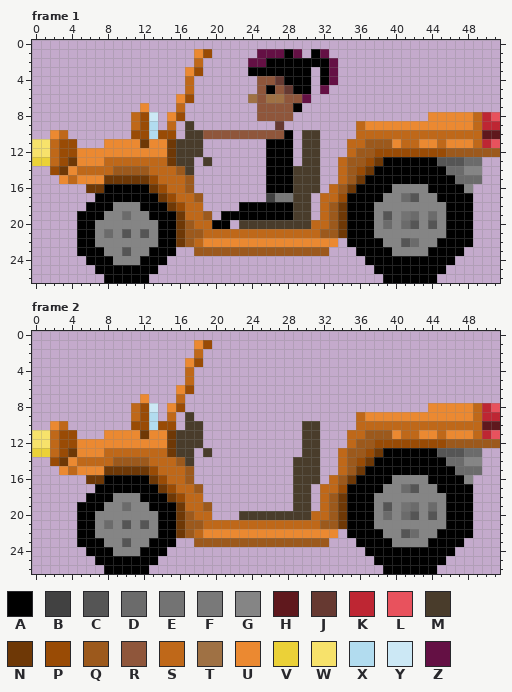
One commit to this pixel-art file: art/buggy.aseprite. The picture above was drawn from the file before the commit.
52x27 pixels, 2 frames. Shown: frame 1, frame 2. The commit also changed other frames, which this record leaves out.
Visible layers, top first: "wheels", "buggy", "survivor".
Palette (. is transparent): A #000000  B #414141  C #555555  D #6b6b6b  E #737373  F #797979  G #858585  H #5f181d  J #663931  K #be2633  L #e8525d  M #493c2b  N #6e3806  P #994b05  Q #9c591c  R #8f563b  S #bf6819  T #9f7144  U #eb8931  V #ebd138  W #f7e26b  X #b2dcef  Y #cce8f5  Z #641044
Pixels before, frame 1, first column x 0:
 1 ..................UP.....ZZZAZ.AZ...................
 2 ..................S.....ZZAAAAAAAZ..................
 3 .................UP.....AAAAAAA.AZ..................
 4 .................S.......RRJAAA.AZ..................
 5 .................S.......RARJAA.Z...................
 6 ................UP......TRTTRRZ.....................
 7 ............U...S........RRRRA......................
 8 ...........SPY.UP........RRRR...............UUUUUSKL
 9 ...........SPX.S.M.........J........SUUUUUUUUUUUUSKK
10 ..US.......PPXPP.MMRRRRRRRRRA.MM....SSSSSSSSSSSSSSHH
11 WWSPP...UUUUNUUNMMM.......AAA.MM...SSQQQUSSUUSUUUSKL
12 WWSPPUUUUUUUUUUNMMM.......AAA.MM...SQQPPPPPPPPQQQQQQ
13 VVSPNUUUSSSSSSSNMM.M......AAA.MM..SQQPNAAAAAACCCDD..
14 ..PNUSSSSQQQQSSSQM........AAAMMM..SQPNAAAAAAAADDGG..
15 ...USUUUNNNNNPSSSQ........AAAMMM..SQNAAAAAAAAAADDD..
16 ......NNAAAAANPSSQ........AAAMMM.SQNAAAAGGGGAAAAG...
17 .......AAAAAAANPSSQ.......BFFMM.SSPAAAAGGDCGGAAAA...
18 ......AAAGGGAAANPSS....AAAAAAMM.SQNAAAGGGGGGGGAAA...
19 .....AAAGGDGGAAANSSQ.AAAAAAAAMM.SQNAAAGCGEDGDGAAA...
20 .....AAGGGGGGGAANQSSAA.MMMMMMMMSSQNAAAGDGDCGCGAAA...
21 .....AAGDGCGCGAANQQSSSSSSSSSSSSSQQNAAAGGGGGGGGAAA...
22 .....AAGGGGGGGAANQSUUUUUUUUUUUUUUU.AAAAGGCDGGAAAA...
23 .....AAAGGCGGAAA..QQQQQQQQQQQQQQQ...AAAAGGGGAAAA....
24 ......AAAGGGAAA......................AAAAAAAAAA.....
25 .......AAAAAAA........................AAAAAAAA......
26 ........AAAAA..........................AAAAAA.......
Pixels before, frame 2, first column x 0:
 1 ..................UP................................
 2 ..................S.................................
 3 .................UP.................................
 4 .................S..................................
 5 .................S..................................
 6 ................UP..................................
 7 ............U...S...................................
 8 ...........SPY.UP...........................UUUUUSKL
 9 ...........SPX.S.M..................SUUUUUUUUUUUUSKK
10 ..US.......PPXPP.MM...........MM....SSSSSSSSSSSSSSHH
11 WWSPP...UUUUNUUNMMM...........MM...SSQQQUSSUUSUUUSKL
12 WWSPPUUUUUUUUUUNMMM...........MM...SQQPPPPPPPPQQQQQQ
13 VVSPNUUUSSSSSSSNMM.M..........MM..SQQPNAAAAAACCCDD..
14 ..PNUSSSSQQQQSSSQM...........MMM..SQPNAAAAAAAADDGG..
15 ...USUUUNNNNNPSSSQ...........MMM..SQNAAAAAAAAAADDD..
16 ......NNAAAAANPSSQ...........MMM.SQNAAAAGGGGAAAAG...
17 .......AAAAAAANPSSQ..........MM.SSPAAAAGGDCGGAAAA...
18 ......AAAGGGAAANPSS..........MM.SQNAAAGGGGGGGGAAA...
19 .....AAAGGDGGAAANSSQ.........MM.SQNAAAGCGEDGDGAAA...
20 .....AAGGGGGGGAANQSS...MMMMMMMMSSQNAAAGDGDCGCGAAA...
21 .....AAGDGCGCGAANQQSSSSSSSSSSSSSQQNAAAGGGGGGGGAAA...
22 .....AAGGGGGGGAANQSUUUUUUUUUUUUUUU.AAAAGGCDGGAAAA...
23 .....AAAGGCGGAAA..QQQQQQQQQQQQQQQ...AAAAGGGGAAAA....
24 ......AAAGGGAAA......................AAAAAAAAAA.....
25 .......AAAAAAA........................AAAAAAAA......
26 ........AAAAA..........................AAAAAA.......
After:
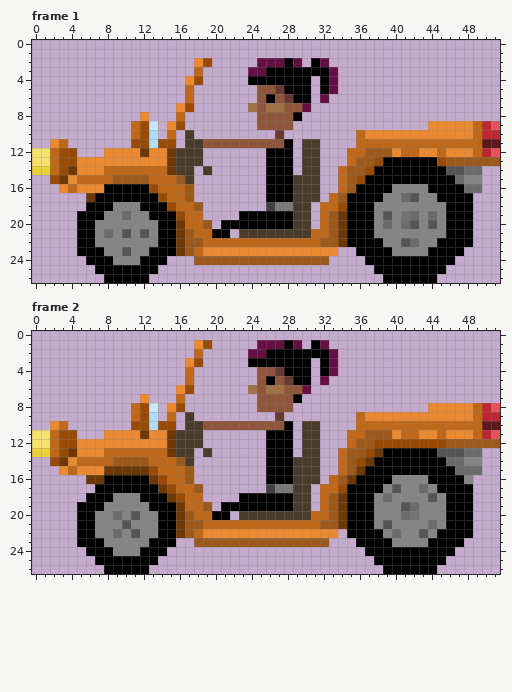
From old to new:
Frame 1, layers "buggy", "survivor":
y 1: x 18..19 UP -> ..; x 25..29 ZZZAZ -> .....; x 31..32 AZ -> ..
y 2: x 18..19 S. -> UP; x 24 Z -> .; x 26..27 AA -> ZZ; x 29..30 AA -> Z.; x 32..33 AZ -> Z.
y 3: x 17..18 UP -> .S; x 24..25 AA -> ZZ; x 31 . -> A
y 4: x 17..18 S. -> UP; x 24..27 .RRJ -> AAAA
y 5: x 26..28 ARJ -> RJA; x 32..33 Z. -> AZ
y 6: x 16..17 UP -> .S; x 24 T -> .; x 26..30 TTRRZ -> ARJAA; x 32 . -> Z
y 7: x 12 U -> .; x 16..17 S. -> UP; x 24 . -> T; x 26..27 RR -> TT; x 29..30 A. -> RZ
y 8: x 11..13 SPY -> .U.; x 15..16 UP -> .S; x 29 . -> A; x 44..51 UUUUUSKL -> ........
y 9: x 13 X -> Y; x 15..17 S.M -> UP.; x 25..28 ..J. -> RRRR; x 36..43 SUUUUUUU -> ........; x 51 K -> L
y 10: x 2..3 US -> ..; x 11 P -> S; x 14..15 PP -> .S; x 18..28 MRRRRRRRRRA -> .........J.; x 30..31 MM -> ..; x 37..48 SSSSSSSSSSSS -> UUUUUUUUUUUU; x 50..51 HH -> KK
y 11: x 0..4 WWSPP -> ..US.; x 8..16 UUUUNUUNM -> ...PPXPP.; x 19..27 .......AA -> RRRRRRRRR; x 35 S -> .; x 37..40 QQQU -> SSSS; x 43..44 UU -> SS; x 46..48 UUU -> SSS; x 50..51 KL -> HH
y 12: x 5..7 UUU -> ...; x 12 U -> N; x 36 Q -> S; x 38..51 PPPPPPPPQQQQQQ -> QQUSSUUSUUUSKL
y 13: x 0..1 VV -> WW; x 4 N -> P; x 8..14 SSSSSSS -> UUUUUUU; x 18..19 .M -> M.; x 34..35 SQ -> .S; x 37..38 PN -> QP; x 45..51 CCCDD.. -> PQQQQQQ
y 14: x 0..7 ..PNUSSS -> VVSPNUUU; x 9..12 QQQQ -> SSSS; x 15..16 SQ -> NM; x 19 . -> M; x 29 M -> .; x 36..37 PN -> QP; x 46..49 DDGG -> CCDD
y 15: x 2..13 .USUUUNNNNNP -> PNUSSSSQQQQS; x 16..17 SQ -> QM; x 36 N -> P; x 48..49 DD -> GG
y 16: x 3..7 ...NN -> USUUU; x 13..14 NP -> PS; x 33..35 SQN -> .SQ; x 48..49 G. -> DD
y 17: x 6 . -> N; x 14..15 NP -> PS; x 17..18 SQ -> Q.; x 26..28 BFF -> AAA; x 31..32 .S -> M.; x 34 P -> Q
y 18: x 15..16 NP -> PS; x 18 S -> Q; x 23..28 AAAAAA -> ...BFF; x 33..34 QN -> SP
y 19: x 16 N -> P; x 19 Q -> .; x 21..22 AA -> ..
y 20: x 17 Q -> S; x 19..20 SA -> Q.; x 22..28 .MMMMMM -> AAAAAAA; x 31 S -> .
y 21: x 18 Q -> S; x 20..30 SSSSSSSSSSS -> AA.MMMMMMMM; x 32 Q -> S
y 22: x 18..34 SUUUUUUUUUUUUUUU. -> QSSSSSSSSSSSSSQQN
y 23: x 16..33 ..QQQQQQQQQQQQQQQ. -> NQSUUUUUUUUUUUUUUU
y 24: x 18..32 ............... -> QQQQQQQQQQQQQQQ
Frame 2, layers "wheels", "survivor":
y 1: x 25..29 ..... -> ZZZAZ; x 31..32 .. -> AZ
y 2: x 24..33 .......... -> ZZAAAAAAAZ
y 3: x 24..30 ....... -> AAAAAAA; x 32..33 .. -> AZ
y 4: x 25..30 ...... -> RRJAAA; x 32..33 .. -> AZ
y 5: x 25..30 ...... -> RARJAA; x 32 . -> Z
y 6: x 24..30 ....... -> TRTTRRZ
y 7: x 25..29 ..... -> RRRRA
y 8: x 25..28 .... -> RRRR
y 9: x 27 . -> J
y 10: x 19..28 .......... -> RRRRRRRRRA
y 11..16: x 26..28 ... -> AAA
y 17: x 26..28 ... -> BFF; x 40..43 GDCG -> CGGD
y 18: x 23..28 ...... -> AAAAAA; x 39 G -> D; x 44 G -> C
y 19: x 10 D -> G; x 21..28 ........ -> AAAAAAAA; x 39 C -> G; x 41 E -> C; x 44 D -> G
y 20: x 9 G -> D; x 11 G -> C; x 20..21 .. -> AA; x 39 D -> G; x 42 C -> E; x 44 C -> G
y 21: x 8 D -> G; x 12 C -> G; x 39 G -> C; x 44 G -> D
y 22: x 9 G -> D; x 11 G -> C; x 40..43 GCDG -> DGGC
y 23: x 10 C -> G
Boxes around the changes in both pictures, in picture pixels (x1, y1, x2, y2):
changed: (32, 49, 500, 265)
added: (203, 340, 338, 520)
changed: (383, 484, 437, 538)
changed: (104, 502, 149, 547)
